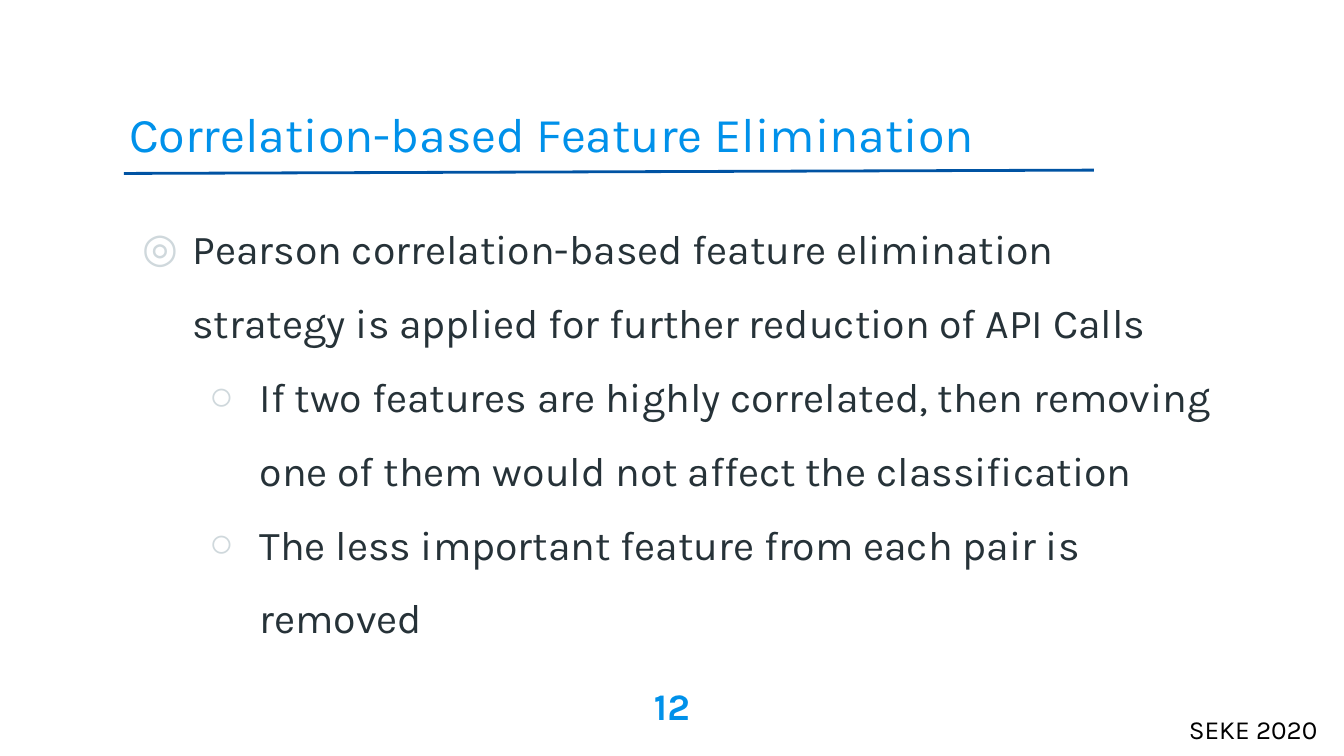
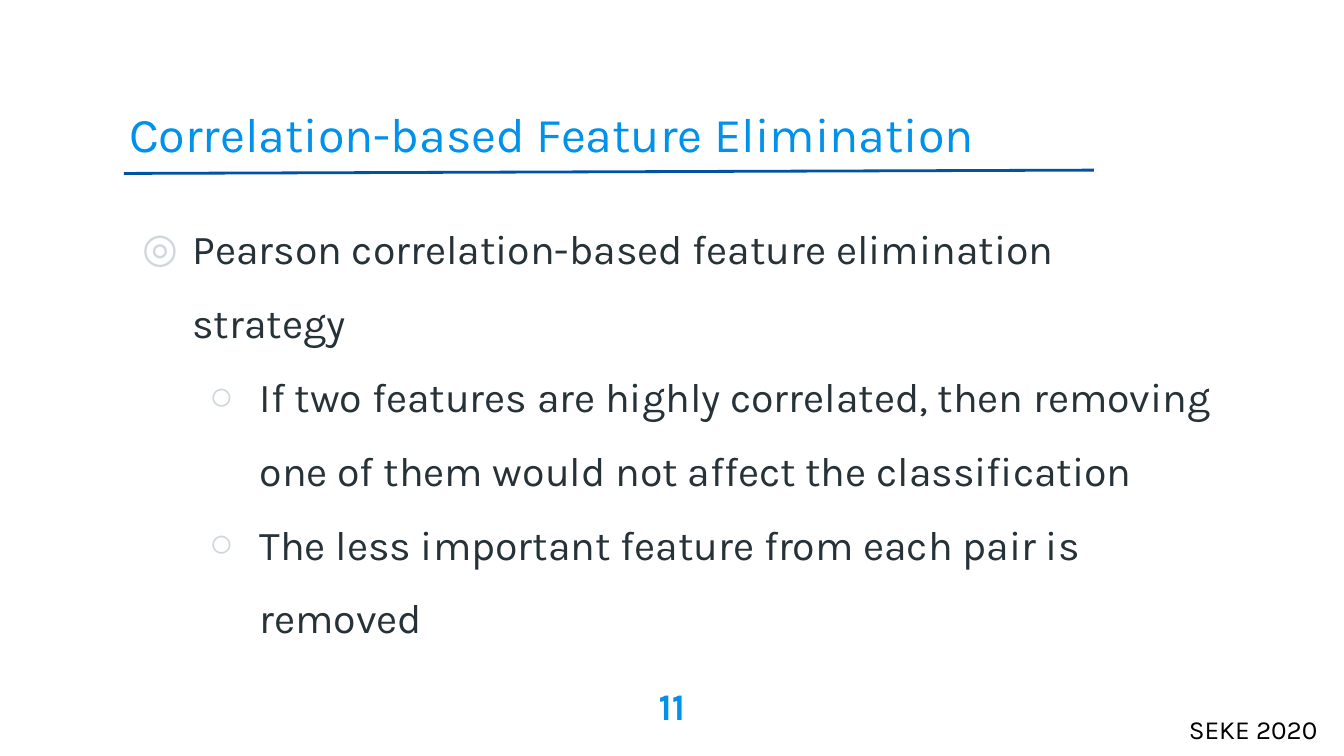
Before and after one commit to galib19/MS_Thesis, a slide deck: slide 11 of SEKE'20/paper143.ppt (slide 12 before the commit). Drawn at 1344x756 pixels with LibreOffice and Linux fonts; fonts in the diff are those of the drawing; background and template pictures are left out. Boxes give left, top, right and bottom in pixels: in the first picture for what was removed or moved away, otherwise in the second. Text is boxed around its words. In the diff, an @@ line names an element or a change of style, - is before the commit and + after.

```diff
--- a/SEKE'20/paper143.ppt
+++ b/SEKE'20/paper143.ppt
@@ text at <box>192,235,1053,348</box>: text changed @@
-◎ Pearson correlation-based feature elimination strategy is applied for further reduction of API Calls
+◎ Pearson correlation-based feature elimination strategy
@@ page number at <box>659,695,686,720</box>: text changed @@
-12
+11
```
Also in this commit, not shown: 9 other slides changed, 1 slide removed, 2 other files.
